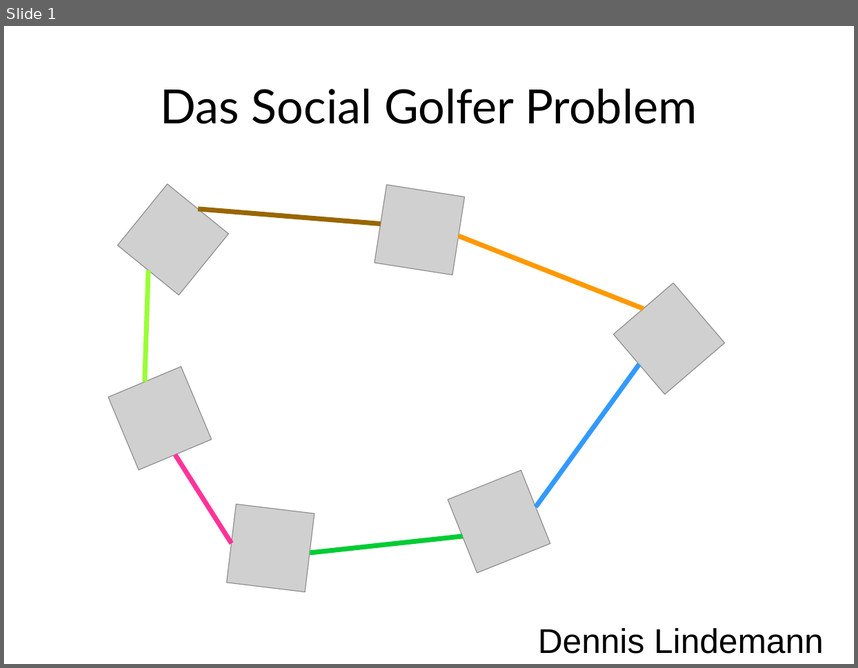
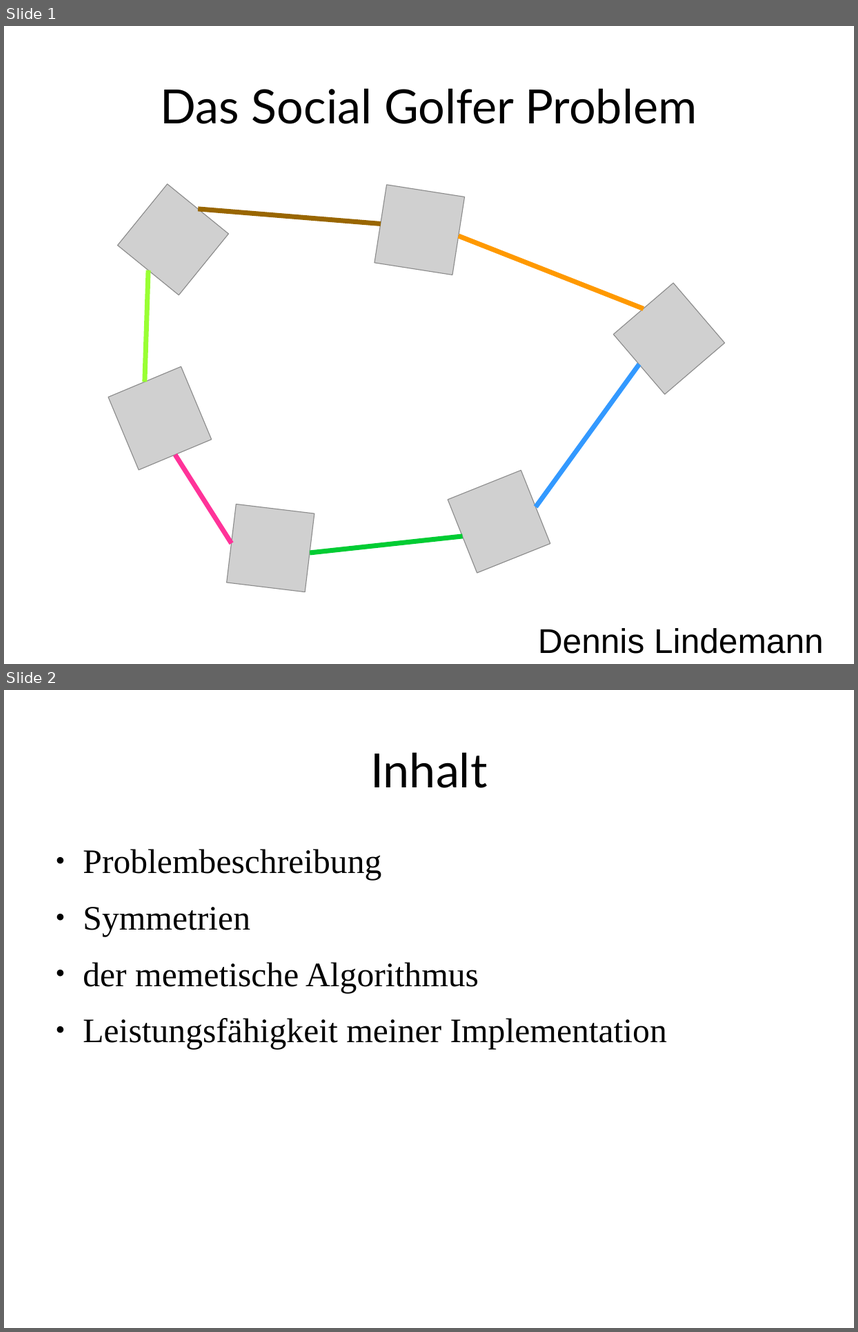
Before and after one commit to RincewindWizzard/social-golfers, a slide deck: presentation/DennisLindemannSocialGolferProblem.odp. Shown one above the other, each under a label of ours: slide 1 before the commit, slides 1 and 2 after it. The pictures are 858x668 and 858x1332 pixels, drawn with LibreOffice and Linux fonts; fonts in the diff are those of the drawing; grey boxes stand for pictures. Boxes give left, top, right and bottom in pixels: in the first picture for what was removed or moved away, otherwise in the second. Text is boxed around its words. In the diff, an @@ line names an element or a change of style, - is before the commit and + after.

```diff
--- a/presentation/DennisLindemannSocialGolferProblem.odp
+++ b/presentation/DennisLindemannSocialGolferProblem.odp
@@ slide 2 added at <box>4,690,854,1328</box>, background #FFFFFF @@
@@ title added at <box>370,752,487,788</box>, 44 pt, text #000000 @@
+Inhalt
@@ text added at <box>83,849,667,1049</box>, 32 pt, text #000000 @@
+● Problembeschreibung
+● Symmetrien
+● der memetische Algorithmus
+● Leistungsfähigkeit meiner Implementation
```
Also in this commit, not shown: 5 slides changed, 10 other slides added, 5 slides removed, 1 other file.
